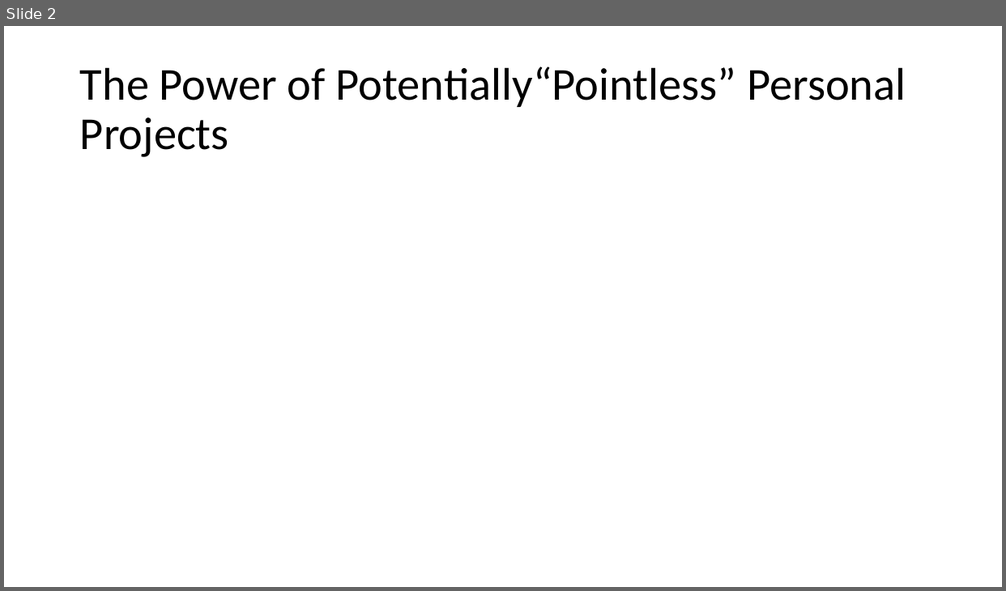
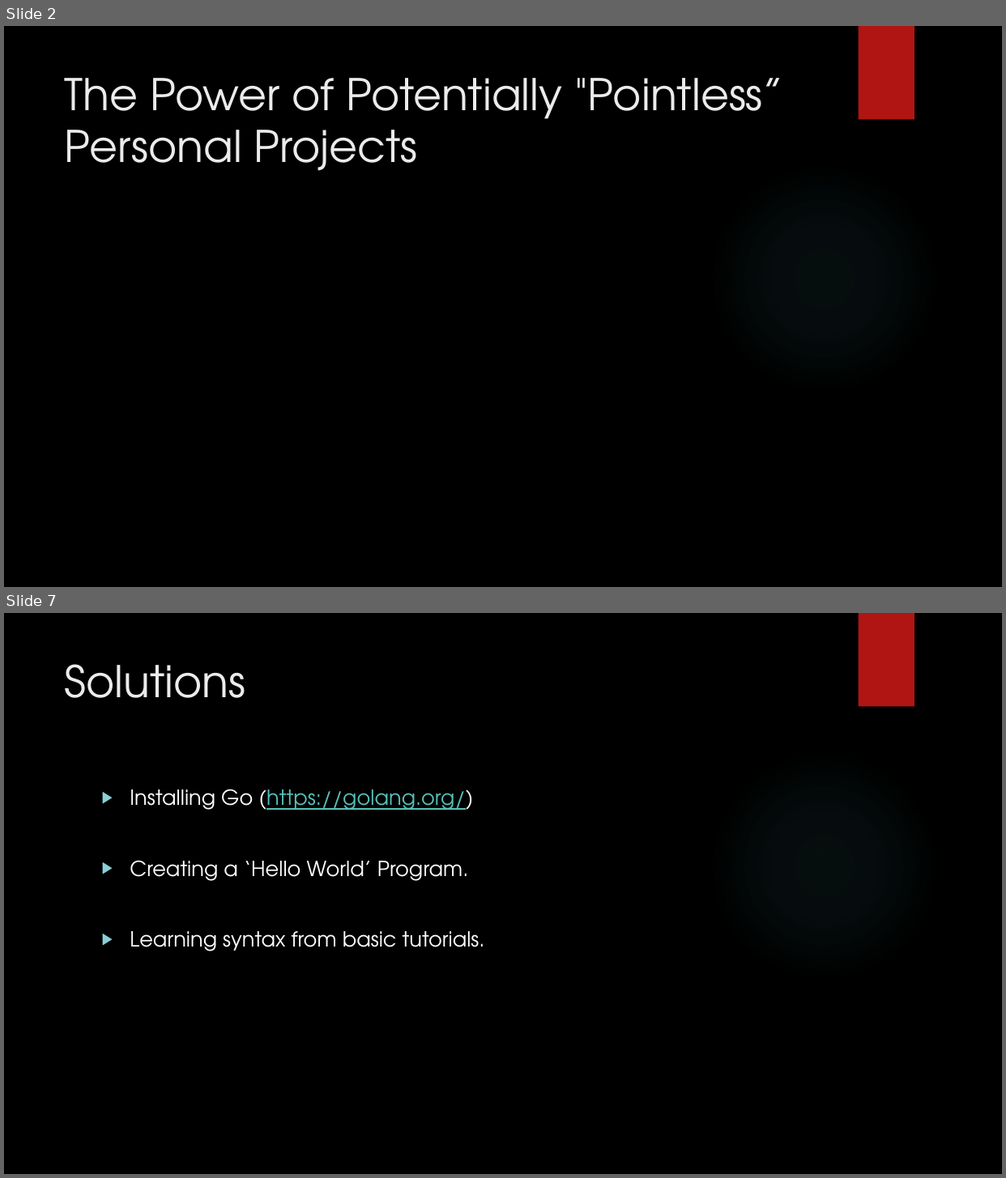
Before and after one commit to jaminologist/GopherLife, a slide deck: GopherLife.pptx. Shown one above the other, each under a label of ours: slide 2 before the commit, slides 2 and 7 after it; the slides between them are not shown. The pictures are 1006x591 and 1006x1178 pixels, drawn with LibreOffice and Linux fonts; fonts in the diff are those of the drawing; background and template pictures are left out. Boxes give left, top, right and bottom in pixels: in the first picture for what was removed or moved away, otherwise in the second. Text is boxed around its words. In the diff, an @@ line names an element or a change of style, - is before the commit and + after.

```diff
--- a/GopherLife.pptx
+++ b/GopherLife.pptx
@@ slide 7 added at box(4, 613, 1002, 1174), background picture (left out); not listed: 2 template elements that a slide beside it also shows @@
@@ title added at box(65, 664, 246, 698), 42 pt, text #EBEBEB @@
+Solutions
@@ text added at box(130, 789, 485, 952), 20 pt, text #FFFFFF @@
+▶ Installing Go (https://golang.org/)
+▶ Creating a ‘Hello World’ Program.
+▶ Learning syntax from basic tutorials.
@@ slide 2 changed as well @@
@@ background #FFFFFF to picture (left out) @@
@@ rectangle added at box(859, 26, 914, 120), fill #B01513 @@
@@ title "The Power of Potentially "Pointless” ..." at box(65, 78, 784, 171): vertical alignment middle to top @@
@@ title at box(65, 78, 784, 171): text changed; size 44 to 42 pt; font Calibri to TeX Gyre Adventor; text colour #000000 to #EBEBEB @@
-The Power of Potentially“Pointless” Personal Projects
+The Power of Potentially "Pointless” Personal Projects
@@ ellipse added at box(709, 163, 939, 394), fill gradient #50B9C1 @@
```
Also in this commit, not shown: 11 other slides changed, 9 other slides added.
